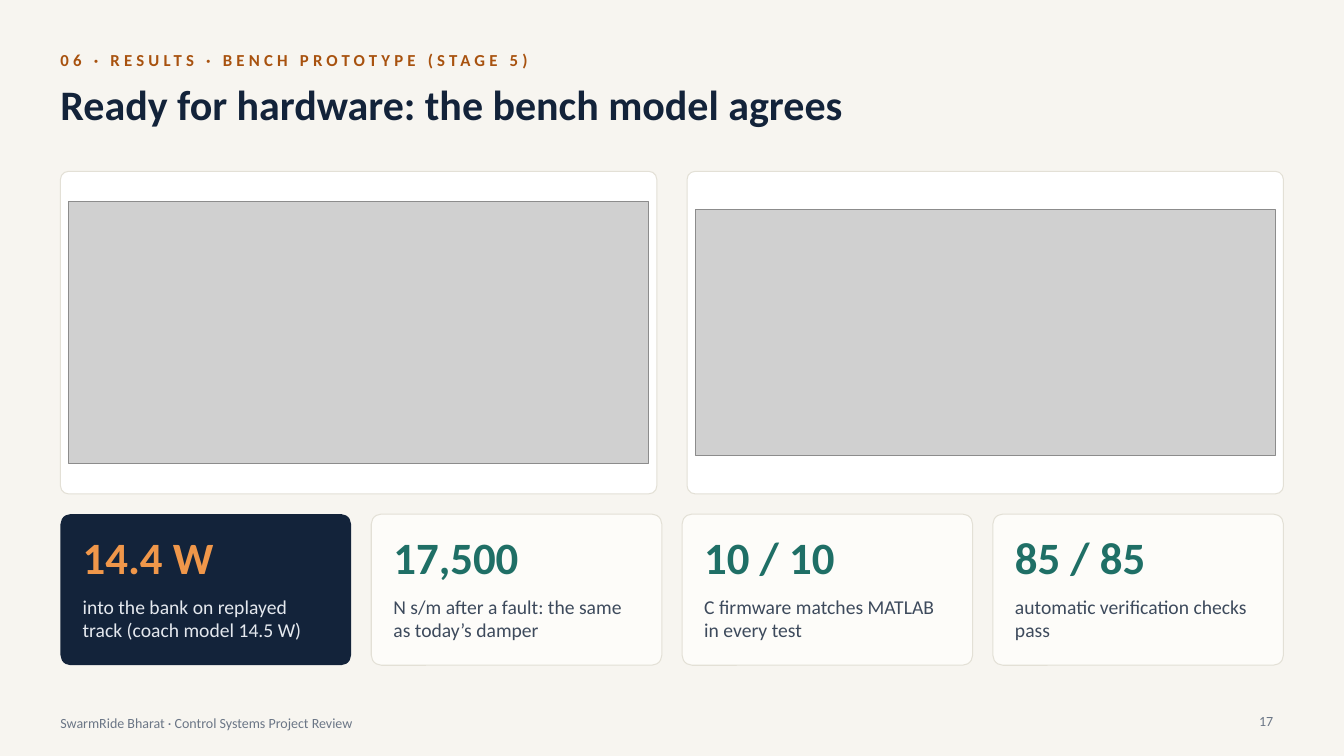
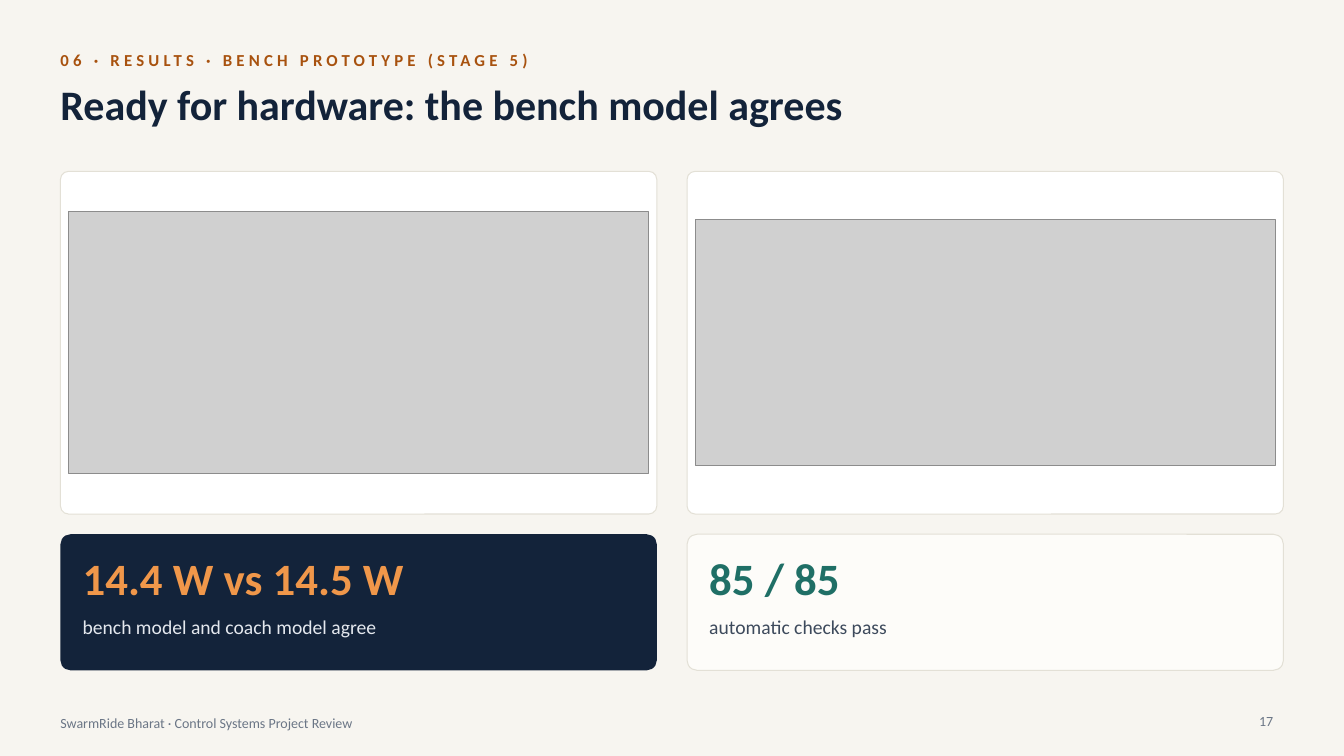
Before and after one commit to Sangeeth0301/SwarmRide-Bharat, a slide deck: slide 17 of presentation/SwarmRide_Bharat_Project_Review.pptx. Drawn at 1344x756 pixels with LibreOffice and Linux fonts; fonts in the diff are those of the drawing; grey boxes stand for pictures. Boxes give left, top, right and bottom in pixels: in the first picture for what was removed or moved away, otherwise in the second. Text is boxed around its words. In the diff, an @@ line names an element or a change of style, - is before the commit and + after.

```diff
--- a/presentation/SwarmRide_Bharat_Project_Review.pptx
+++ b/presentation/SwarmRide_Bharat_Project_Review.pptx
@@ rounded rectangle: place and size @@
-rounded rectangle at (60,171,657,494)
+rounded rectangle at (60,171,657,514)
@@ rounded rectangle: place and size @@
-rounded rectangle at (688,171,1285,494)
+rounded rectangle at (688,171,1285,514)
@@ picture: place and size @@
-picture at (69,202,649,464)
+picture at (69,212,649,474)
@@ picture: place and size @@
-picture at (696,210,1276,456)
+picture at (696,220,1276,466)
@@ rounded rectangle: place and size @@
-rounded rectangle at (60,514,351,665)
+rounded rectangle at (60,534,657,670)
@@ rounded rectangle removed at (683,514,973,665) @@
@@ proportions changed in 4 elements at (60,171,657,514), (688,171,1285,514), (60,534,657,670), (688,534,1285,670) @@
@@ rounded rectangle: place and size @@
-rounded rectangle at (371,514,661,665)
+rounded rectangle at (688,534,1285,670)
@@ rounded rectangle removed at (993,514,1284,665) @@
@@ text at (83,566,404,596): text changed @@
-14.4 W
+14.4 W vs 14.5 W
@@ text removed at (393,544,518,580) @@
-17,500
@@ text removed at (704,544,834,575) @@
-10 / 10
@@ text "85 / 85": place and size @@
-text "85 / 85" at (1015,543,1145,575)
+text "85 / 85" at (709,564,839,596)
@@ text at (83,620,376,638): text changed @@
-into the bank on replayed track (coach model 14.5 W)
+bench model and coach model agree
@@ text removed at (393,600,622,640) @@
-N s/m after a fault: the same as today’s damper
@@ text removed at (704,600,934,640) @@
-C firmware matches MATLAB in every test
@@ text at (709,620,887,637): text changed @@
-automatic verification checks pass
+automatic checks pass
```
Also in this commit, not shown: 5 other slides changed, 1 slide added, 1 slide removed.
